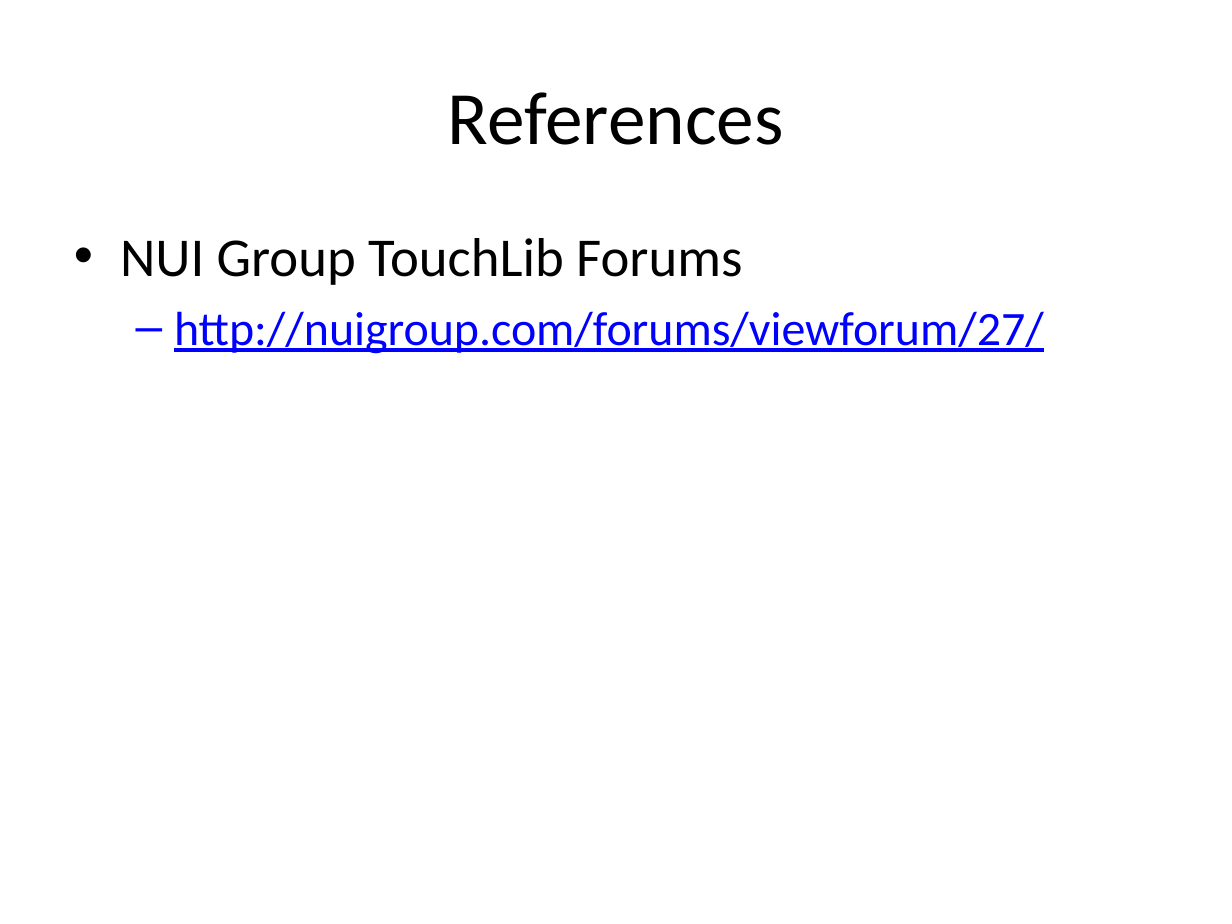
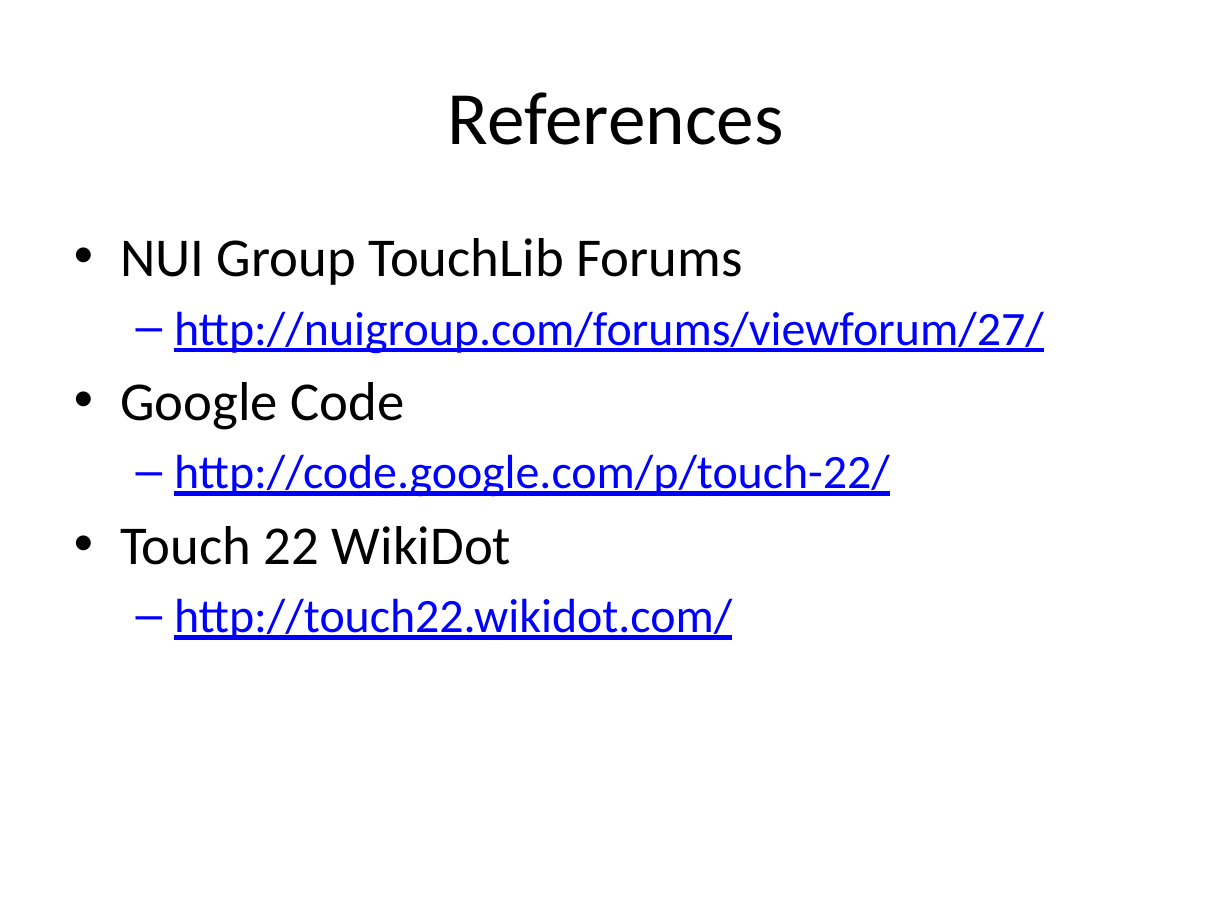
Before and after one commit to danomoseley/touch-22, a slide deck: slide 7 of Final Presentation.pptx (slide 6 before the commit). Drawn at 1232x924 pixels with LibreOffice and Linux fonts; fonts in the diff are those of the drawing. Boxes give left, top, right and bottom in pixels: in the first picture for what was removed or moved away, otherwise in the second. Text is boxed around its words. In the diff, an @@ line names an element or a change of style, - is before the commit and + after.

```diff
--- a/Final Presentation.pptx
+++ b/Final Presentation.pptx
@@ text at <box>120,382,890,640</box>: paragraphs added @@
+• Google Code
+  – http://code.google.com/p/touch-22/
+• Touch 22 WikiDot
+  – http://touch22.wikidot.com/
```
Also in this commit, not shown: 3 other slides changed, 1 slide added.
